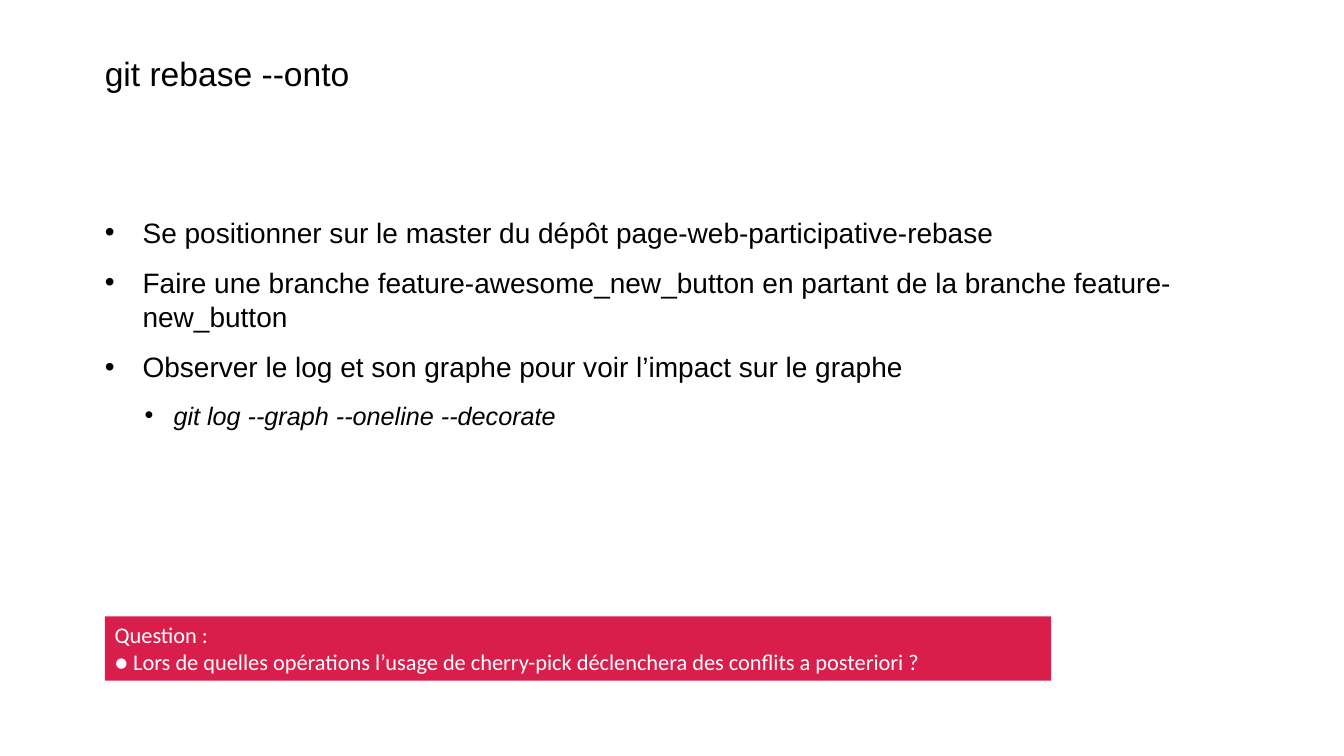
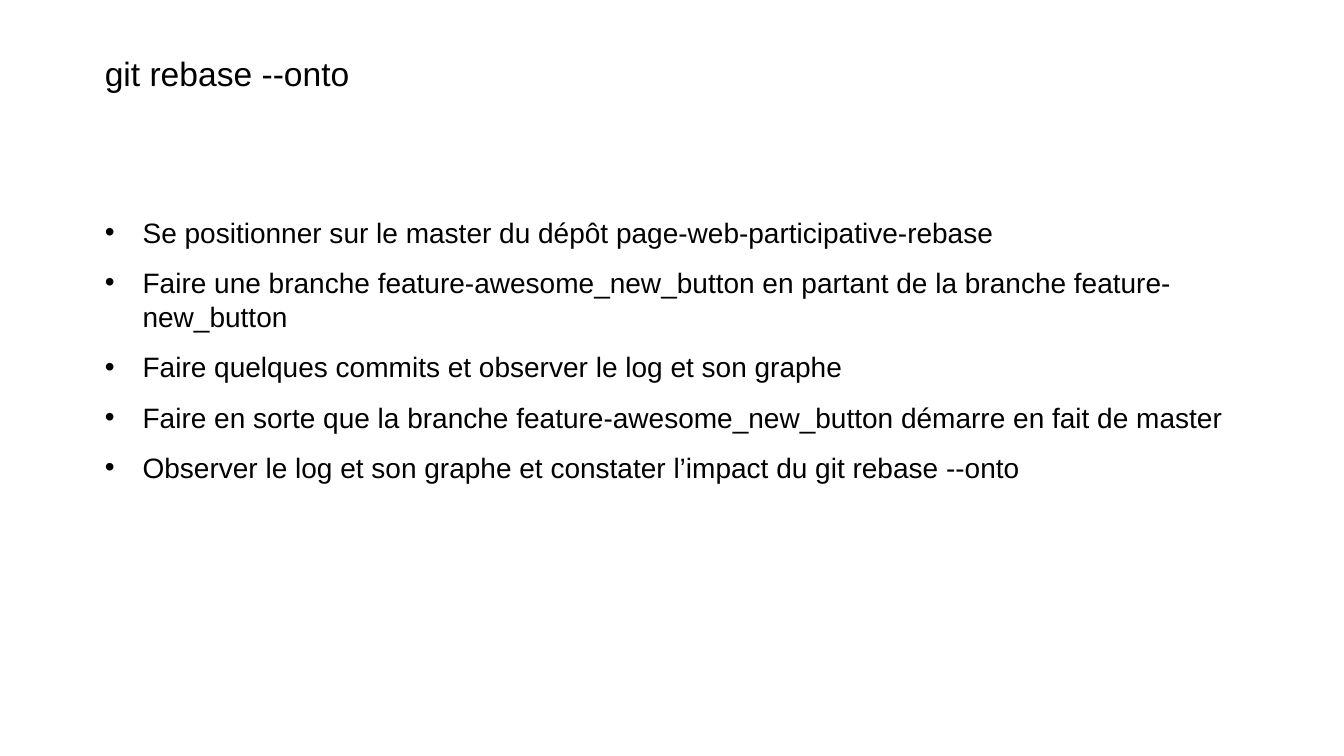
Before and after one commit to Xaviou1003/formation-git, a slide deck: slide 22 of Formation Git - avancée.pptx (slide 6 before the commit). Drawn at 1344x756 pixels with LibreOffice and Linux fonts; fonts in the diff are those of the drawing; background and template pictures are left out. Boxes give left, top, right and bottom in pixels: in the first picture for what was removed or moved away, otherwise in the second. Text is boxed around its words. In the diff, an @@ line names an element or a change of style, - is before the commit and + after.

```diff
--- a/Formation Git - avancée.pptx
+++ b/Formation Git - avancée.pptx
@@ text at box(143, 356, 1222, 483): text changed @@
-• Observer le log et son graphe pour voir l’impact sur le graphe
-  • git log --graph --oneline --decorate
+• Faire quelques commits et observer le log et son graphe
+• Faire en sorte que la branche feature-awesome_new_button démarre en fait de master
+• Observer le log et son graphe et constater l’impact du git rebase --onto
@@ rectangle removed at box(105, 616, 1052, 681) @@
-Question :
-● Lors de quelles opérations l’usage de cherry-pick déclenchera des conflits a posteriori ?
```
Also in this commit, not shown: 1 other slide changed, 34 slides added, 11 other files.
